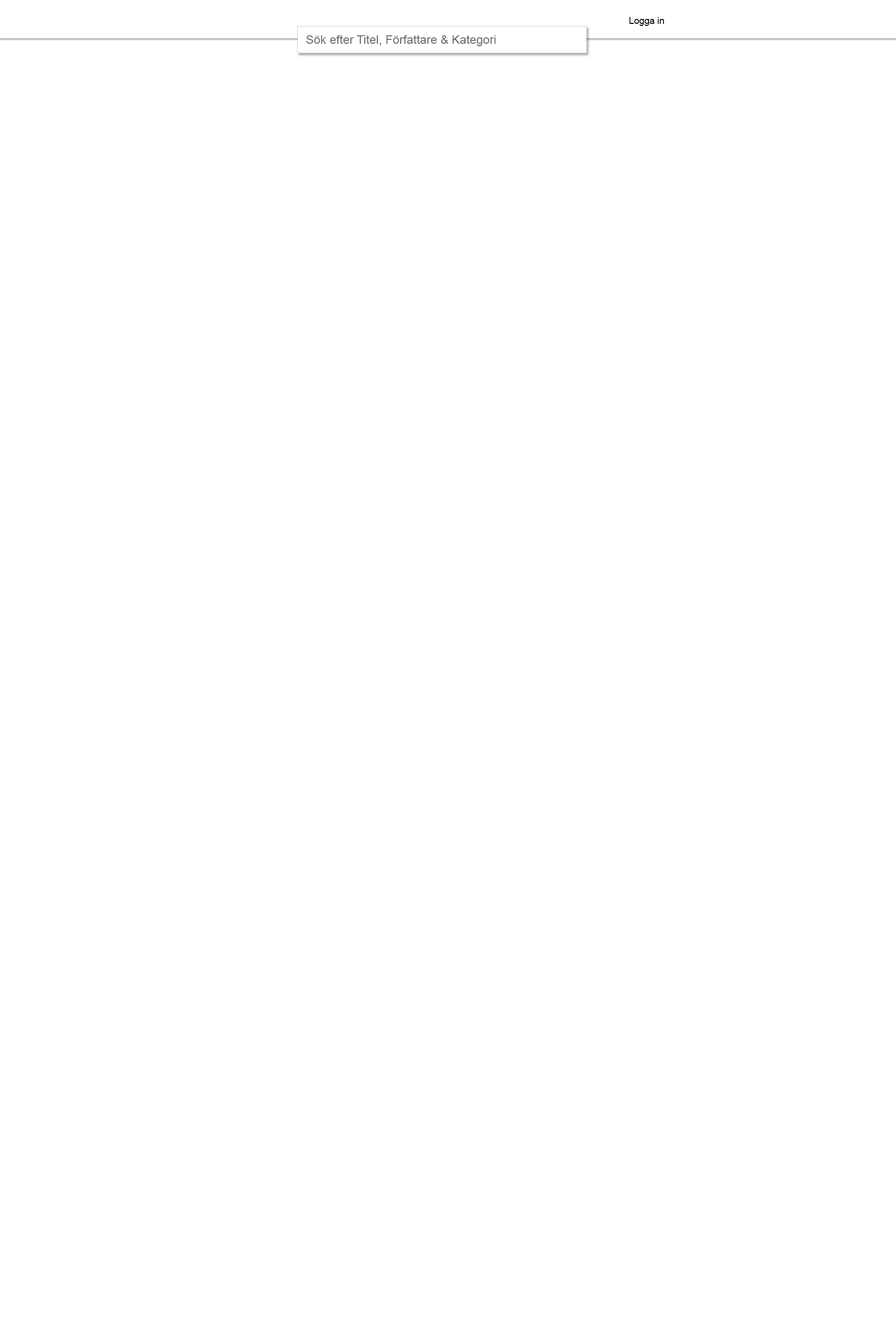
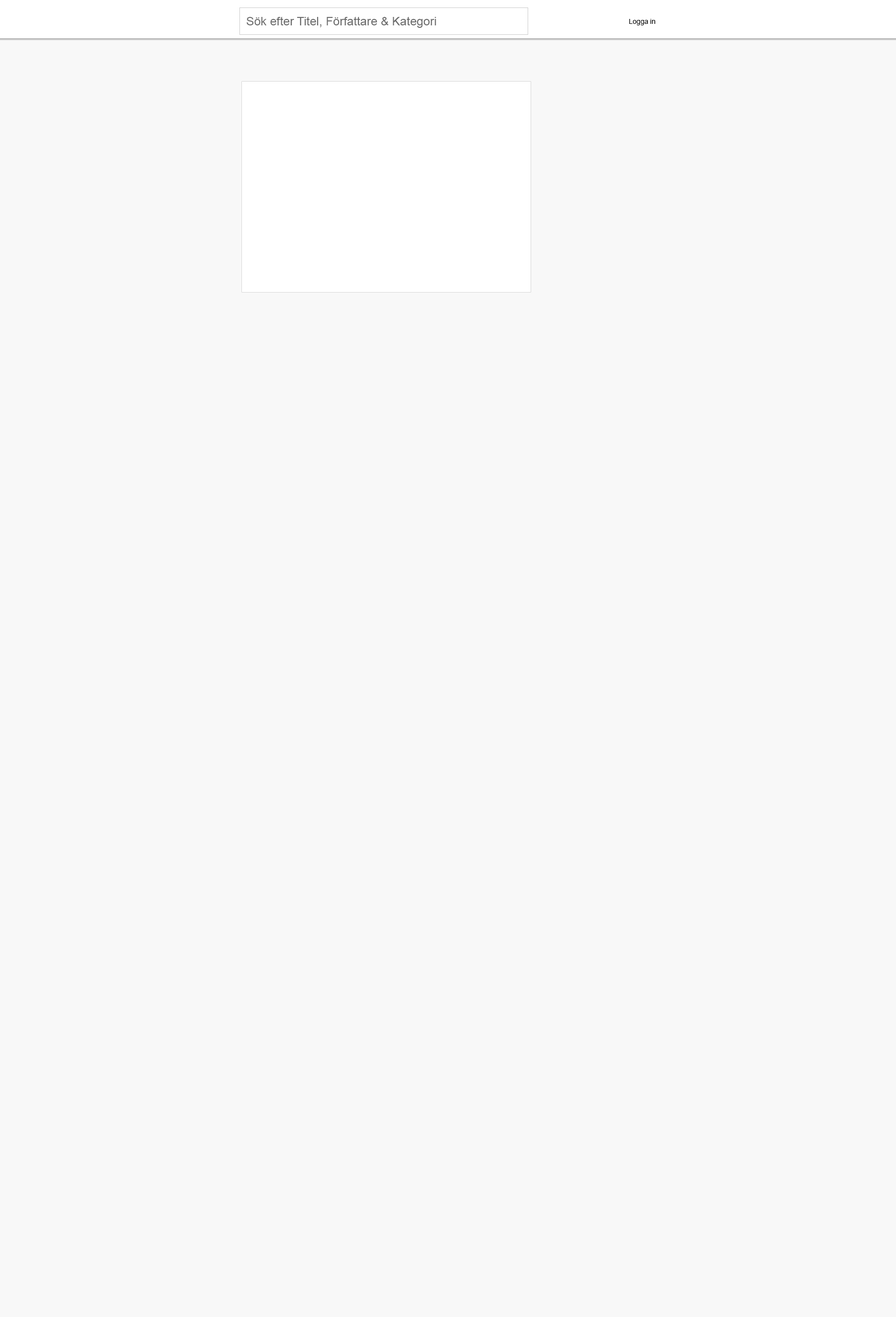
Layers edited between the first and the second (896, 1317) image:
added group "Logga in" (1st of 2) with 1 layers above "Admin Panel" over [628,18,656,26]
moved "Logga in" (2nd of 2, in "Logga in") into group "Logga in", painted on it over [628,16,664,26]
painted on "Sök efter Titel, Författare & Kategori" over [246,16,496,47]
painted on "Rektangel 1" over [239,7,587,54]
added layer "Lager 2" above "Lager 0" over [239,7,664,39]
painted on "Lager 0" over [0,7,896,1317]
